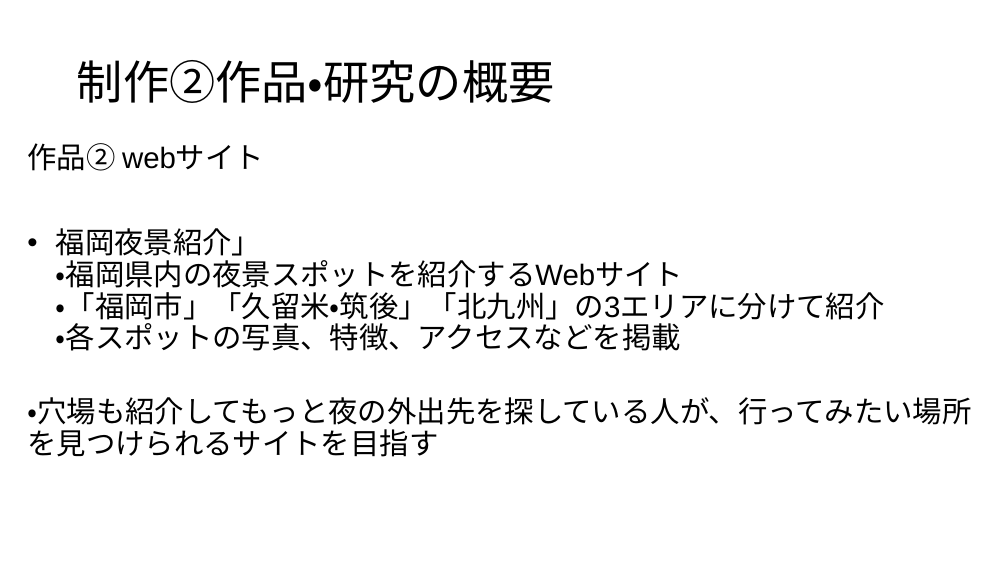
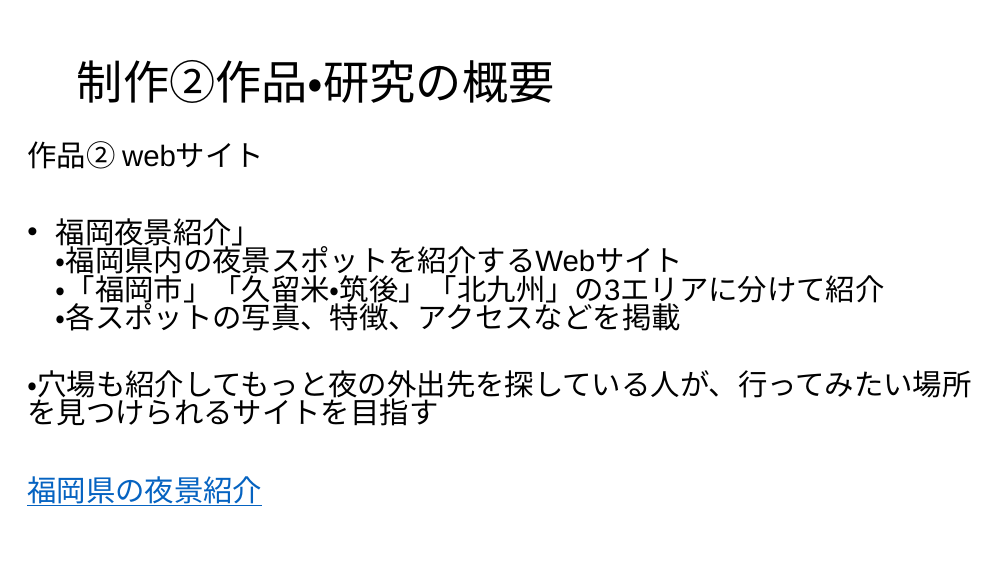
Before and after one commit to Ckg25007/zemi, a slide deck: slide 12 of 25007＿大平凜音.pptx. Drawn at 1008x567 pixels with LibreOffice and Linux fonts; fonts in the diff are those of the drawing. Boxes give left, top, right and bottom in pixels: in the first picture for what was removed or moved away, otherwise in the second. Text is boxed around its words. In the diff, an @@ line names an element or a change of style, - is before the commit and + after.

Commit message:
夜景完成、ダイエットのほう写真入れたら完成

```diff
--- a/25007＿大平凜音.pptx
+++ b/25007＿大平凜音.pptx
@@ text at (27,141,971,426): line spacing 0.9 to 0.8 @@
@@ text at (27,476,262,506): paragraph added @@
+福岡県の夜景紹介
```
Also in this commit, not shown: 3 other slides changed, 1 slide added, 16 other files.
